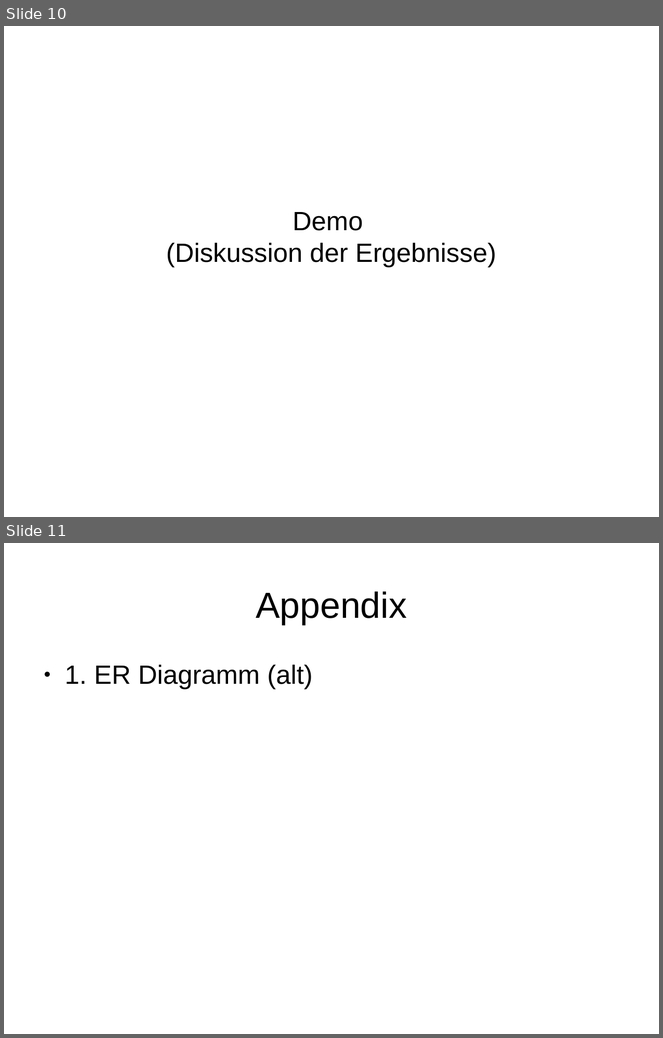
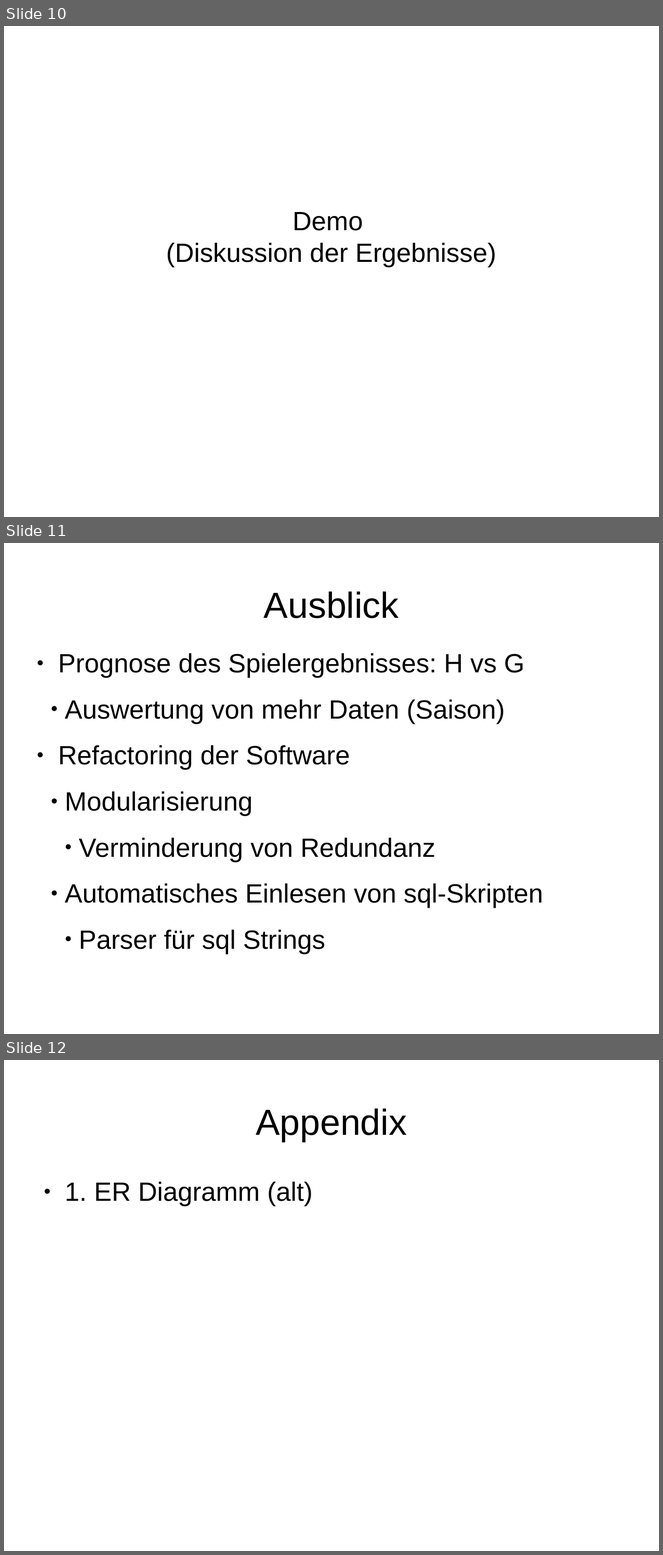
Before and after one commit to hrhee/dbs-project-ss14, a slide deck: doc/02_Iteration.odp. Shown one above the other, each under a label of ours: slides 10 and 11 before the commit, slides 10, 11 and 12 after it. The pictures are 663x1038 and 663x1555 pixels, drawn with LibreOffice and Linux fonts; fonts in the diff are those of the drawing. Boxes give left, top, right and bottom in pixels: in the first picture for what was removed or moved away, otherwise in the second. Text is boxed around its words. In the diff, an @@ line names an element or a change of style, - is before the commit and + after.

Commit message:
added Ausblick

```diff
--- a/doc/02_Iteration.odp
+++ b/doc/02_Iteration.odp
@@ slide 11 added at box(4, 543, 659, 1034), background #FFFFFF @@
@@ title added at box(264, 591, 399, 618), 44 pt, text #000000 @@
+Ausblick
@@ subtitle added at box(58, 653, 543, 954), 32 pt, text #000000 @@
+● Prognose des Spielergebnisses: H vs G
+  ● Auswertung von mehr Daten (Saison)
+● Refactoring der Software
+  ● Modularisierung
+    ● Verminderung von Redundanz
+  ● Automatisches Einlesen von sql-Skripten
+    ● Parser für sql Strings
@@ what was slide 11 is now slide 12 @@
```
Also in this commit, not shown: 1 other file.
